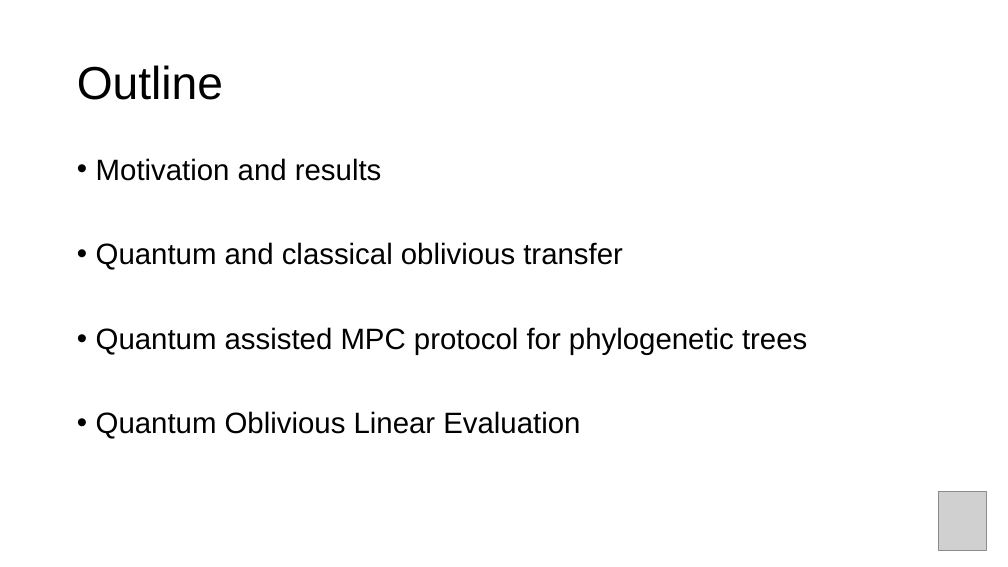
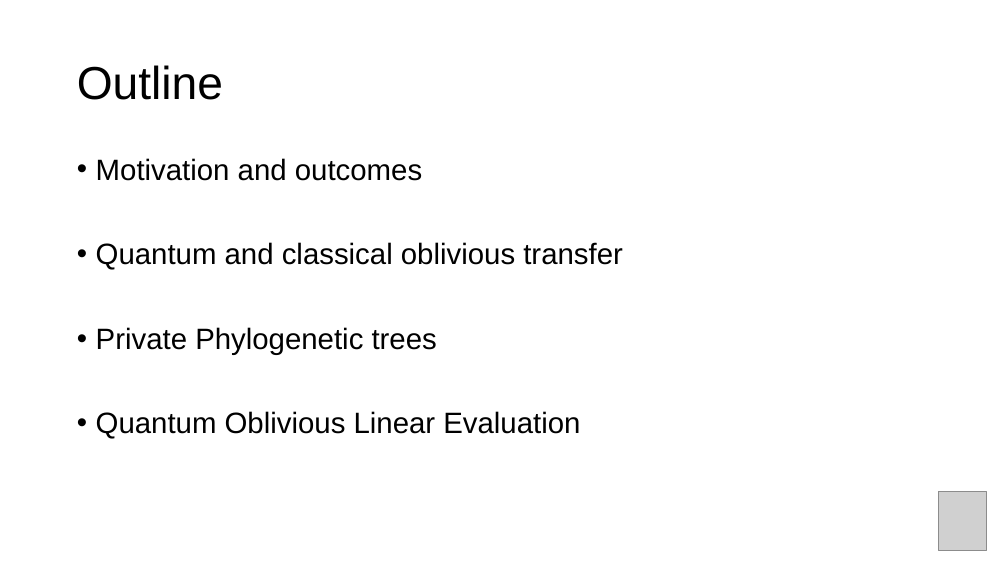
Before and after one commit to manel1874/PhD-thesis, a slide deck: slide 2 of thesis_defense/Thesis_presentation.pptx. Drawn at 1008x567 pixels with LibreOffice and Linux fonts; fonts in the diff are those of the drawing; grey boxes stand for pictures. Boxes give left, top, right and bottom in pixels: in the first picture for what was removed or moved away, otherwise in the second. Text is boxed around its words. In the diff, an @@ line names an element or a change of style, - is before the commit and + after.

```diff
--- a/thesis_defense/Thesis_presentation.pptx
+++ b/thesis_defense/Thesis_presentation.pptx
@@ text at [96, 158, 422, 181]: text changed @@
-• Motivation and results
+• Motivation and outcomes
@@ text at [96, 327, 437, 355]: text changed @@
-• Quantum assisted MPC protocol for phylogenetic trees
+• Private Phylogenetic trees
```
Also in this commit, not shown: 10 other slides changed, 17 slides added, 1 slide removed, 1 other file.
